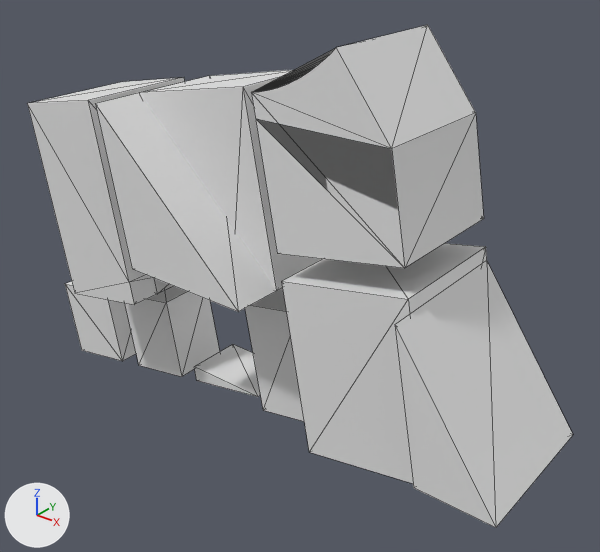
The OBJ model data/outputs/draka/massings/variant_a_maximum_envelope.obj, before and after one commit.
The view is the same before and after, from a camera (50 mm lens) standing at (432.0, -293.0, 376.0) and looking at (215.0, -22.0, 209.0). Arrows for +X, +Y and +Z are at lower left; the lights stay in place. The first picture is the older version. Mesh edges are drawn as thin lines. Where no turn or scale is listed for an object, it has been applied to the vertices. Vertices at exactly the same position are counted once.

Names of what the first picture shows: 'variant_a_maximum_envelope'.
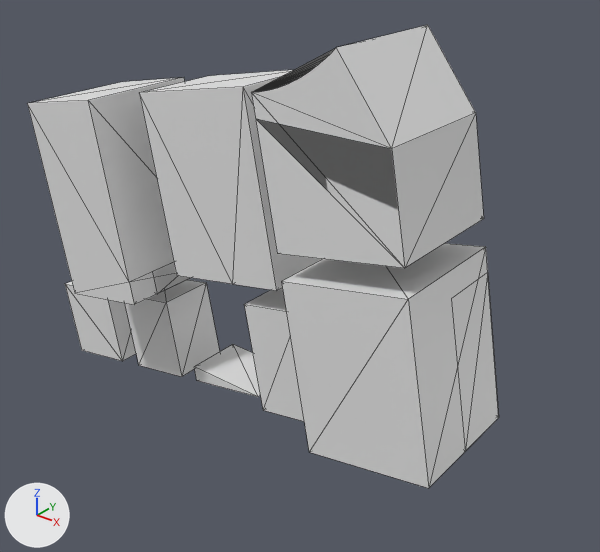
Location of each change, (x1, y1, x2, y2) in pixels of the pictures (600 x 552 px):
'variant_a_maximum_envelope', reshaped (14% narrower, 8% shorter)
    before: (27, 25, 573, 528)
    after: (27, 25, 499, 488)
part 1 of me_variant_a_maximum_envelope, deleted
    before: (395, 261, 573, 528)
part 2 of me_variant_a_maximum_envelope, deleted
    before: (95, 93, 277, 312)

The change, as a list of edits to the scene's bpy script:
```text
Change me_variant_a_maximum_envelope:
    used by ob_variant_a_maximum_envelope; location = (0.0, 0.0, 0.0)
    verts and faces of me_variant_a_maximum_envelope; kept vertices keep their numbers, new ones are numbered from 144
    before: 18 (141.0, 0.0, 287.0) at pixel (209, 75), 19 (221.0, 0.0, 212.0), 20 (155.0, 0.0, 212.0), 21 (141.0, -70.0, 287.0) at pixel (95, 103), 22 (221.0, -70.0, 212.0) at pixel (238, 311)
    before: 23 (155.0, -70.0, 212.0) at pixel (132, 269)
    remove me_variant_a_maximum_envelope.from_pydata(...)  # 144 vertices, 254 faces; spans x 41.0..344.0, y -70.0..0.0, z 111.0..323.0
    add me_variant_a_maximum_envelope.from_pydata(...)  # 134 vertices, 238 faces; spans x 41.0..310.0, y -60.0..0.0, z 111.0..323.0
    me_variant_a_maximum_envelope part 1: the loose piece of 6 vertices spanning x 297.0..344.0, y -70.0..0.0, z 165.0..232.0 is deleted
    me_variant_a_maximum_envelope part 2
    add delete_vertices([*range(20, 24)])  # with the faces that use them
```
